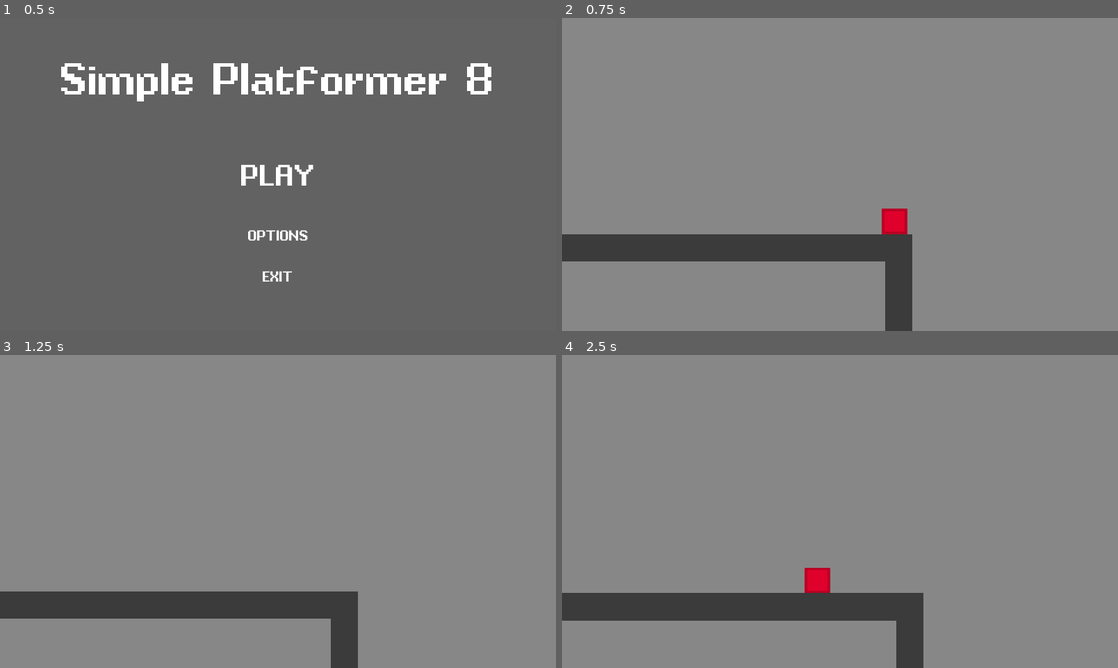
Above: before the commit, frames 1-4 (two rows, left to right).
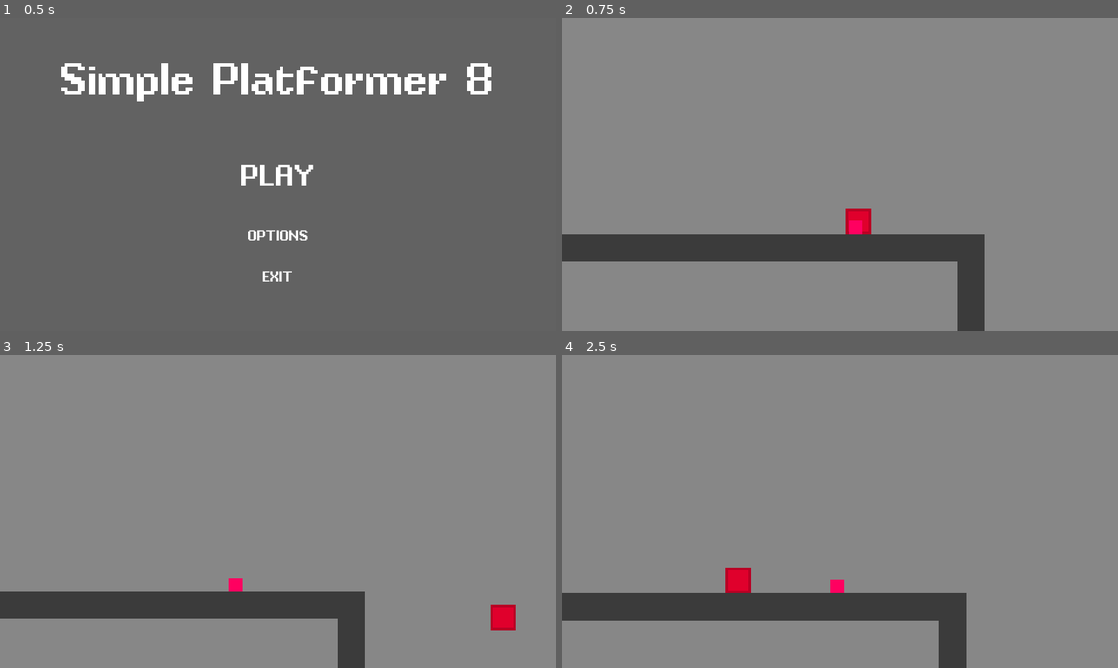
Above: after the commit, the same moments.

Repository: DeanBolte/sp8
Game: Godot game, scene res://scenes/MainMenu.tscn
Two runs of this game, one before a commit and one after it. Both use one fixed random seed, a clock stepped at 60 frames per second and the inputs below.
Inputs:
- Up to frame 1 (0.5 s): no input
- Up to frame 2 (0.75 s): tap Enter (ui_accept) at 0.5, 0.6 s; hold Right (ui_right) from 0.53 s (still down)
- Up to frame 3 (1.25 s): keep holding Right (ui_right); tap Enter (ui_accept) at 0.77, 1.07 s
- Up to frame 4 (2.5 s): tap Enter (ui_accept) at 1.35, 1.52, 1.82, 2.1 s; release Right (ui_right) at 2.03 s; hold Left (ui_left) from 2.03 s (still down)

Frame 1 is identical in both runs. In frame 2, 4.1% of the frame differs, in the area x 51-76%, y 60-100%; in frame 3, 1.0%; in frame 4, 3.0%.

Commit message:
redesigned spawn points to be activatable campfires

Diff:
--- /dev/null
+++ b/objects/Campfire.gd
@@ -0,0 +1,18 @@
+extends Area2D
+
+var playerPresent = false
+var Player = null
+
+onready var SpawnPoint = $Spawn
+
+func _unhandled_input(event):
+	if Input.is_action_just_pressed("ui_accept"):
+		if playerPresent:
+			Player.set_spawn(SpawnPoint.global_position)
+
+func _on_Campfire_body_entered(body):
+	playerPresent = true
+	Player = body
+
+func _on_Campfire_body_exited(body):
+	playerPresent = false
--- /dev/null
+++ b/objects/Campfire.tscn
@@ -0,0 +1,24 @@
+[gd_scene load_steps=4 format=2]
+
+[ext_resource path="res://assets/basic_sprites/redpink16x16.png" type="Texture" id=1]
+[ext_resource path="res://objects/Campfire.gd" type="Script" id=2]
+
+[sub_resource type="RectangleShape2D" id=1]
+extents = Vector2( 64, 32 )
+
+[node name="Campfire" type="Area2D"]
+collision_layer = 0
+collision_mask = 2
+script = ExtResource( 2 )
+
+[node name="CollisionShape2D" type="CollisionShape2D" parent="."]
+position = Vector2( 0, -24 )
+shape = SubResource( 1 )
+
+[node name="Sprite" type="Sprite" parent="."]
+texture = ExtResource( 1 )
+
+[node name="Spawn" type="Position2D" parent="."]
+position = Vector2( -40, -8 )
+[connection signal="body_entered" from="." to="." method="_on_Campfire_body_entered"]
+[connection signal="body_exited" from="." to="." method="_on_Campfire_body_exited"]
--- a/player/Player.gd
+++ b/player/Player.gd
@@ -74,8 +74,11 @@
 func respawn():
 	position = respawnLocation
 
+func set_spawn(spawn_position):
+	respawnLocation = spawn_position
+
 func _on_RespawnDetector_area_entered(area):
-	respawnLocation = area.get_parent().position
+	set_spawn(area.get_parent().position)
 
 func _on_RoomDetector_area_entered(area):
 	var camera = $Camera2D
--- a/scenes/Zone0.tscn
+++ b/scenes/Zone0.tscn
@@ -1,10 +1,10 @@
-[gd_scene load_steps=21 format=2]
+[gd_scene load_steps=17 format=2]
 
 [ext_resource path="res://player/Player.tscn" type="PackedScene" id=1]
-[ext_resource path="res://objects/RespawnPoint.tscn" type="PackedScene" id=2]
 [ext_resource path="res://assets/basic_sprites/forewall.png" type="Texture" id=3]
 [ext_resource path="res://assets/basic_sprites/backgroundtile.png" type="Texture" id=4]
 [ext_resource path="res://assets/basic_sprites/red32x32.png" type="Texture" id=5]
+[ext_resource path="res://objects/Campfire.tscn" type="PackedScene" id=6]
 
 [sub_resource type="ConvexPolygonShape2D" id=1]
 points = PoolVector2Array( 0, 0, 32, 0, 32, 32, 0, 32 )
@@ -76,18 +76,6 @@
 [sub_resource type="RectangleShape2D" id=10]
 extents = Vector2( 320, 334 )
 
-[sub_resource type="RectangleShape2D" id=11]
-extents = Vector2( 100, 80 )
-
-[sub_resource type="RectangleShape2D" id=12]
-extents = Vector2( 100, 80 )
-
-[sub_resource type="RectangleShape2D" id=13]
-extents = Vector2( 100, 80 )
-
-[sub_resource type="RectangleShape2D" id=14]
-extents = Vector2( 100, 80 )
-
 [sub_resource type="RectangleShape2D" id=15]
 extents = Vector2( 64, 16 )
 
@@ -111,10 +99,10 @@
 tile_set = SubResource( 4 )
 cell_size = Vector2( 32, 32 )
 format = 1
-tile_data = PoolIntArray( -6094860, 0, 0, -6094856, 0, 0, -6 …(5995 unchanged characters)… 0, -1966118, 0, 0, -1966099, 0, 0, -2031589, 0, 0, -1900582, 0, 0, -1900563, 0, 0, -1966071, 0, 0, -1966070, 0, 0, -1966069, 0, 0, -1966068, 0, 0, -1966067, 0, 0, -1966066, 0, 0, -1966065, 0, 0, -1966064, 0, 0, -1966063, 0, 0, -1966062, 0, 0, -1966061, 0, 0, -1966053, 0, 0, -1835046, 0, 0, -1835027, 0, 0, -1900535, 0, 0, -1900534, 0, 0,  …(4315 unchanged characters)…
+tile_data = PoolIntArray( -6094860, 0, 0, -6094856, 0, 0, -6 …(5995 unchanged characters)… 0, -1966118, 0, 0, -1966099, 0, 0, -2031610, 0, 0, -2031609, 0, 0, -2031589, 0, 0, -1900582, 0, 0, -1900563, 0, 0, -1966074, 0, 0, -1966073, 0, 0, -1966072, 0, 0, -1966071, 0, 0, -1966070, 0, 0, -1966069, 0, 0, -1966068, 0, 0, -1966067, 0, 0, -1966066, 0, 0, -1966065, 0, 0, -1966064, 0, 0, -1966063, 0, 0, -1966062, 0, 0, -1966061, 0, 0, -1966053, 0, 0, -1835046, 0, 0, -1835027, 0, 0, -1900538, 0, 0, -1900537, 0, 0, -1900536, 0, 0, -1900535, 0, 0, -1900534, 0, 0,  …(4315 unchanged characters)…
 
 [node name="Player" parent="." instance=ExtResource( 1 )]
-position = Vector2( 928, 1040 )
+position = Vector2( 800, 1040 )
 
 [node name="Rooms" type="YSort" parent="."]
 
@@ -174,41 +162,14 @@
 
 [node name="RespawnPoints" type="YSort" parent="."]
 
-[node name="RespawnPoint" parent="RespawnPoints" instance=ExtResource( 2 )]
-position = Vector2( -1008, -1368 )
+[node name="Campfire" parent="RespawnPoints" instance=ExtResource( 6 )]
+position = Vector2( 840, 1048 )
 
-[node name="AreaOfEffect" parent="RespawnPoints/RespawnPoint" index="0"]
-position = Vector2( 264, -48 )
+[node name="Campfire2" parent="RespawnPoints" instance=ExtResource( 6 )]
+position = Vector2( 720, -392 )
 
-[node name="CollisionShape2D" parent="RespawnPoints/RespawnPoint/AreaOfEffect" index="0"]
-shape = SubResource( 11 )
-
-[node name="RespawnPoint2" parent="RespawnPoints" instance=ExtResource( 2 )]
-position = Vector2( 376, -984 )
-
-[node name="AreaOfEffect" parent="RespawnPoints/RespawnPoint2" index="0"]
-position = Vector2( -16, -64 )
-
-[node name="CollisionShape2D" parent="RespawnPoints/RespawnPoint2/AreaOfEffect" index="0"]
-shape = SubResource( 12 )
-
-[node name="RespawnPoint3" parent="RespawnPoints" instance=ExtResource( 2 )]
-position = Vector2( 848, -416 )
-
-[node name="AreaOfEffect" parent="RespawnPoints/RespawnPoint3" index="0"]
-position = Vector2( 32, -64 )
-
-[node name="CollisionShape2D" parent="RespawnPoints/RespawnPoint3/AreaOfEffect" index="0"]
-shape = SubResource( 13 )
-
-[node name="RespawnPoint4" parent="RespawnPoints" instance=ExtResource( 2 )]
-position = Vector2( 88, 1032 )
-
-[node name="AreaOfEffect" parent="RespawnPoints/RespawnPoint4" index="0"]
-position = Vector2( 24, -72 )
-
-[node name="CollisionShape2D" parent="RespawnPoints/RespawnPoint4/AreaOfEffect" index="0"]
-shape = SubResource( 14 )
+[node name="Campfire3" parent="RespawnPoints" instance=ExtResource( 6 )]
+position = Vector2( -816, -1352 )
 
 [node name="EndArea" type="Area2D" parent="."]
 position = Vector2( -304, -3008 )
@@ -218,11 +179,3 @@
 [node name="CollisionShape2D" type="CollisionShape2D" parent="EndArea"]
 shape = SubResource( 15 )
 [connection signal="body_entered" from="EndArea" to="Player" method="_on_EndArea_body_entered"]
-
-[editable path="RespawnPoints/RespawnPoint"]
-
-[editable path="RespawnPoints/RespawnPoint2"]
-
-[editable path="RespawnPoints/RespawnPoint3"]
-
-[editable path="RespawnPoints/RespawnPoint4"]
